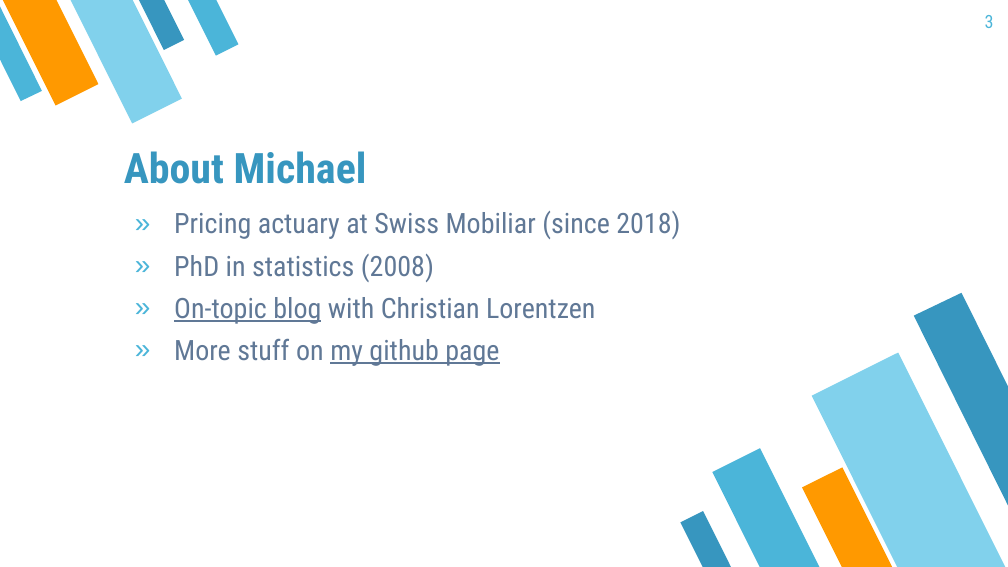
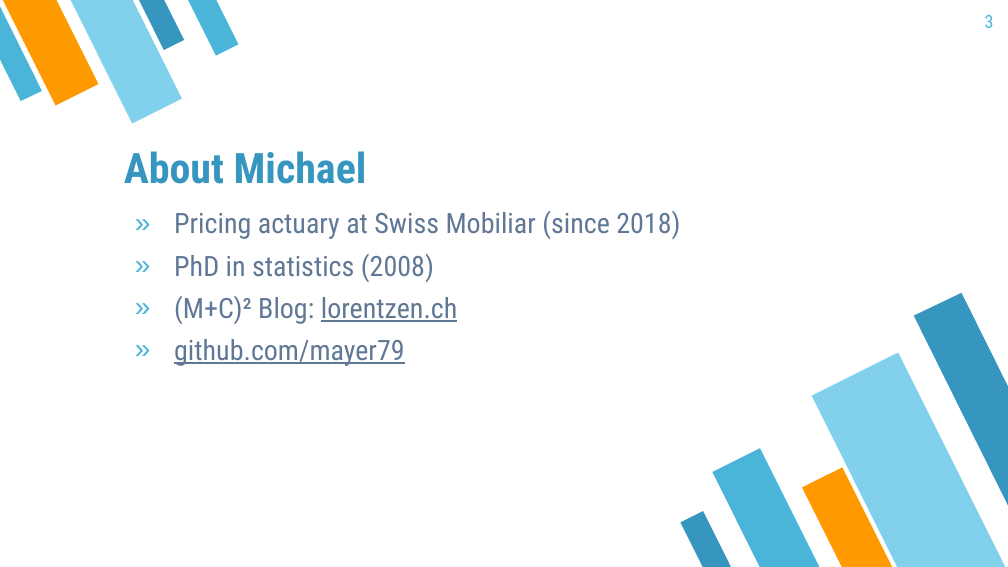
Before and after one commit to mayer79/ml_lecture, a slide deck: slide 3 of slides/ML_Lecture.pptx. Drawn at 1008x567 pixels with LibreOffice and Linux fonts; fonts in the diff are those of the drawing. Boxes give left, top, right and bottom in pixels: in the first picture for what was removed or moved away, otherwise in the second. Text is boxed around its words. In the diff, an @@ line names an element or a change of style, - is before the commit and + after.

```diff
--- a/slides/ML_Lecture.pptx
+++ b/slides/ML_Lecture.pptx
@@ text at [174,296,457,366]: text changed @@
-» On-topic blog with Christian Lorentzen
-» More stuff on my github page
+» (M+C)² Blog: lorentzen.ch
+» github.com/mayer79
```
Also in this commit, not shown: 1 other slide changed.
